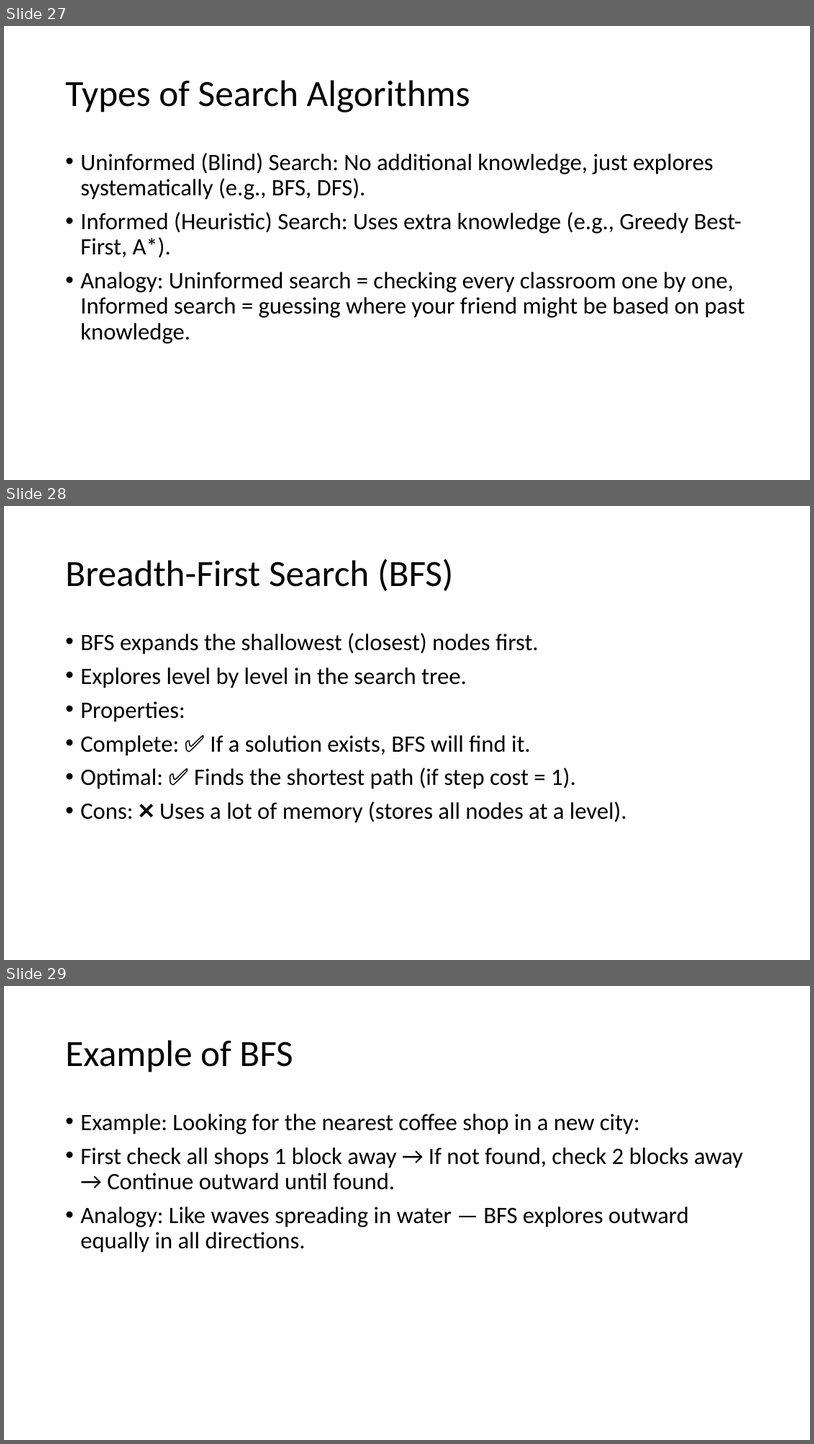
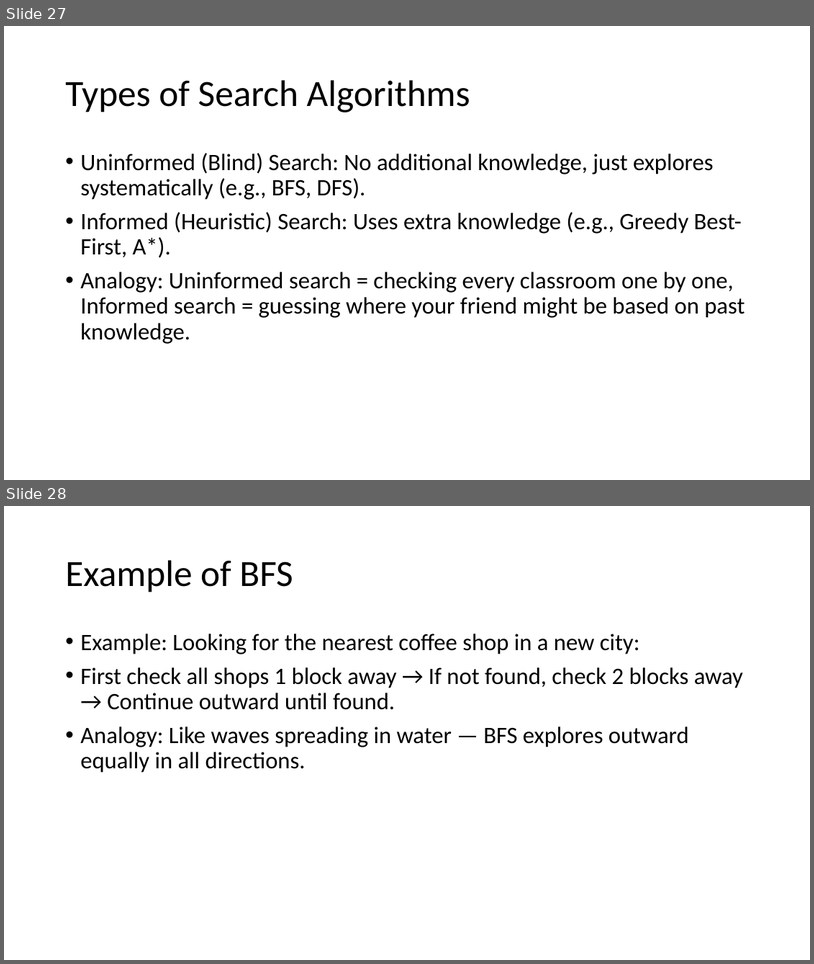
Before and after one commit to aimlresearcher/CUI, a slide deck: ppts/Fundamentals of AI.pptx. Shown one above the other, each under a label of ours: slides 27, 28 and 29 before the commit, slides 27 and 28 after it. The pictures are 814x1444 and 814x964 pixels, drawn with LibreOffice and Linux fonts; fonts in the diff are those of the drawing. Boxes give left, top, right and bottom in pixels: in the first picture for what was removed or moved away, otherwise in the second. Text is boxed around its words. In the diff, an @@ line names an element or a change of style, - is before the commit and + after.

```diff
--- a/ppts/Fundamentals of AI.pptx
+++ b/ppts/Fundamentals of AI.pptx
@@ slide 28 removed at box(4, 506, 810, 960), background #FFFFFF @@
@@ title removed at box(65, 559, 453, 591) @@
-Breadth-First Search (BFS)
@@ text removed at box(80, 633, 628, 823) @@
-• BFS expands the shallowest (closest) nodes first.
-• Explores level by level in the search tree.
-• Properties:
-• Complete: ✅ If a solution exists, BFS will find it.
-• Optimal: ✅ Finds the shortest path (if step cost = 1).
-• Cons: ❌ Uses a lot of memory (stores all nodes at a level).
@@ what was slide 29 is now slide 28 @@
```
Also in this commit, not shown: 1 other slide removed.
